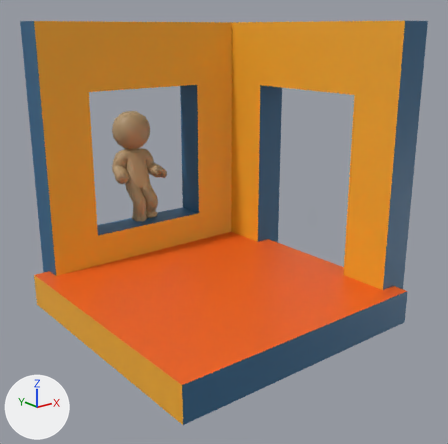
One commit to the Blender file mods/puggos_world/sandbox/animations/character/oneshot_climb_up/blend/oneshot_climb_up.blend: the scene before it, then after it.
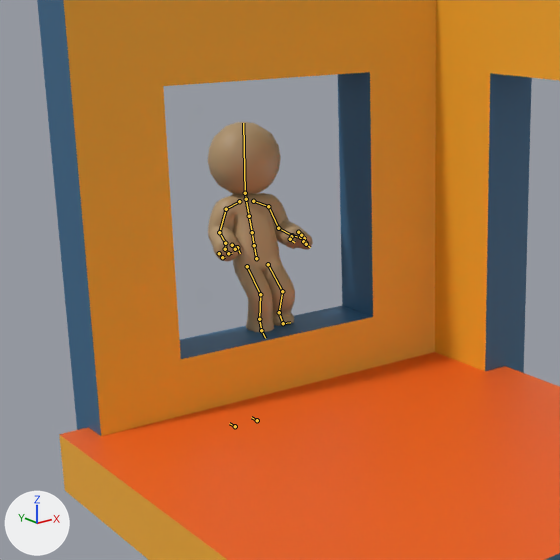
Old and new are each drawn whole from a camera (50 mm lens) standing at (-5.24, -9.35, 4.16) and looking at (0.35, -2.36, 1.37) and again close up on the part from 1% to 66% of the width and 11% to 77% of the height. The axes (+X, +Y, +Z) are drawn at lower left. The lights are the same throughout. Both versions are drawn at frame 71 of the action 'oneshot_climb_up'; the numbers are the values there. The bones that bend it are drawn over the model as lines in the close-ups.

In view in the first close-up: 'Character', 'Door-4-col', 'Floor-col', 'Window-4-col'.
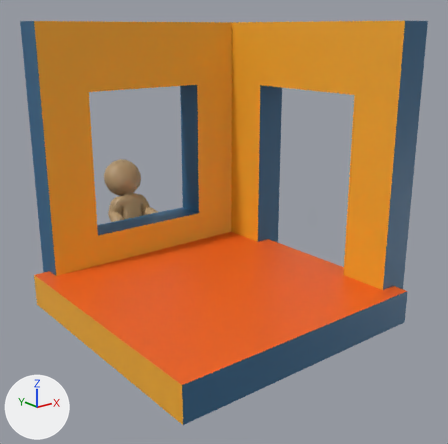
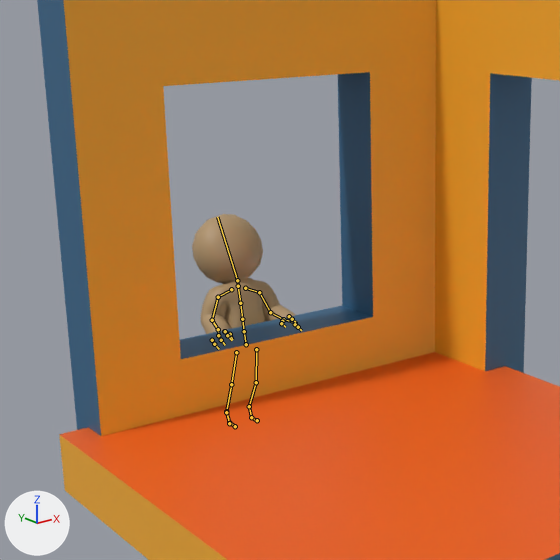
What differs and where, as boxes (x1, y1, x2, y2) in the close-ups (560 x 560 px):
'Character', posed
    before: (208, 122, 313, 332)
    after: (192, 214, 295, 334)
bone 'Spine_1', root to tip
    before: (256, 258) to (254, 245)
    after: (246, 344) to (244, 331)
bone 'Finger_2_1_R', root to tip
    before: (225, 249) to (228, 253)
    after: (218, 335) to (221, 340)
bone 'Finger_2_2_R', root to tip
    before: (228, 253) to (232, 253)
    after: (221, 340) to (225, 345)
bone 'Finger_1_1_R', root to tip
    before: (219, 253) to (222, 257)
    after: (212, 340) to (214, 344)
bone 'Finger_1_2_R', root to tip
    before: (222, 257) to (225, 257)
    after: (214, 344) to (219, 349)
bone 'Finger_3_1_R', root to tip
    before: (232, 245) to (235, 249)
    after: (225, 331) to (227, 335)
bone 'Finger_3_2_R', root to tip
    before: (235, 249) to (238, 248)
    after: (227, 335) to (232, 340)
bone 'Ankle_Controller_R', root to tip
    before: (261, 330) to (259, 319)
    after: (229, 423) to (226, 412)
bone 'Ankle_Controller_L', root to tip
    before: (283, 323) to (279, 312)
    after: (251, 417) to (249, 406)

What the commit changed:
Bone 'Spine_1' (bone_spine_1) moves from (0.147, 0.857, 0.223) to (0.124, -0.016, 0.0).
Bone 'Spine_1' (bone_spine_1) turns from (-21, 0, -4) to (-16, 0, -4) degrees about its own x, y and z.
Bone 'Finger_2_1_R' (bone_finger_2_1_r) turns from (0, 0, -43) to (0, 0, -18) degrees about its own x, y and z.
Bone 'Finger_2_2_R' (bone_finger_2_2_r) turns from (0, 0, -65) to (0, 0, -28) degrees about its own x, y and z.
Bone 'Finger_1_1_R' (bone_finger_1_1_r) turns from (0, 0, -43) to (0, 0, -18) degrees about its own x, y and z.
Bone 'Finger_1_2_R' (bone_finger_1_2_r) turns from (0, 0, -65) to (0, 0, -28) degrees about its own x, y and z.
Bone 'Finger_3_1_R' (bone_finger_3_1_r) turns from (0, 0, -43) to (0, 0, -18) degrees about its own x, y and z.
Bone 'Finger_3_2_R' (bone_finger_3_2_r) turns from (0, 0, -65) to (0, 0, -28) degrees about its own x, y and z.
Bone 'Hand_IK_Target_R' (bone_hand_ik_target_r) moves from (0.162, -0.41, 0.366) to (0.219, -0.41, 0.328).
Bone 'Hand_IK_Target_L' (bone_hand_ik_target_l) moves from (-0.221, -0.402, 0.347) to (-0.274, -0.402, 0.314).
Bone 'LookAt' (bone_lookat) moves from (0.218, 0.771, 0.316) to (0.219, 0.771, 0.477).
Bone 'Heel_Controller_R' (bone_heel_controller_r) moves from (0.0, 0.07, -0.489) to (0.0, 0.0, 0.0).
Bone 'Ankle_Controller_R' (bone_ankle_controller_r) moves from (0.172, 0.287, 0.493) to (0.0, 0.0, 0.0).
Bone 'Ankle_Controller_R' (bone_ankle_controller_r) turns from (9, 9, -1) to (0, 0, 0) degrees about its own x, y and z.
Bone 'Leg_1_PoleTarget_R' (bone_leg_1_poletarget_r) moves from (-0.086, 0.242, 1.077) to (-0.008, 0.022, 0.0).
Bone 'Leg_1_PoleTarget_R' (bone_leg_1_poletarget_r) turns from (-44, 75, -45) to (-5, 33, -5) degrees about its own x, y and z.
Bone 'Heel_Controller_L' (bone_heel_controller_l) moves from (0.137, 0.346, -0.947) to (0.0, 0.0, 0.0).
Bone 'Heel_Controller_L' (bone_heel_controller_l) turns from (-16, -6, -14) to (0, 0, 0) degrees about its own x, y and z.
Bone 'Ankle_Controller_L' (bone_ankle_controller_l) turns from (19, -3, 4) to (8, -1, 2) degrees about its own x, y and z.
Bone 'Leg_1_PoleTarget_L' (bone_leg_1_poletarget_l) moves from (-0.168, 0.233, 0.984) to (-0.047, 0.099, 0.0).
